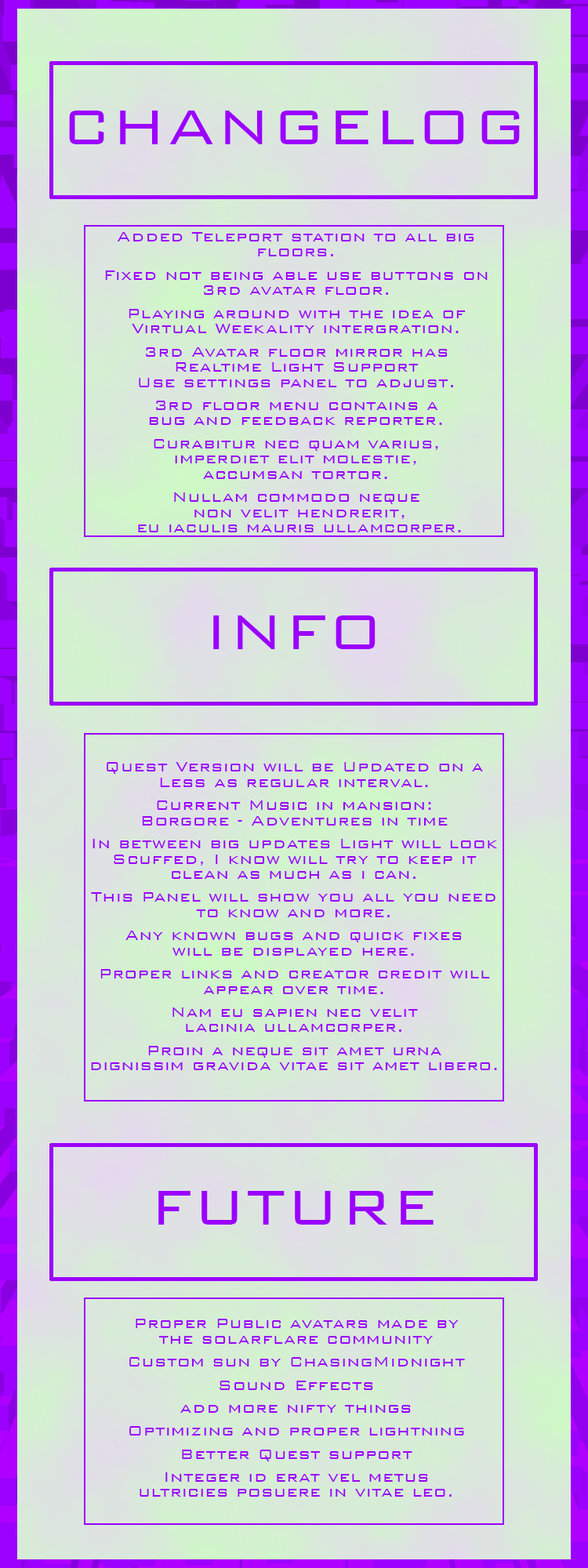
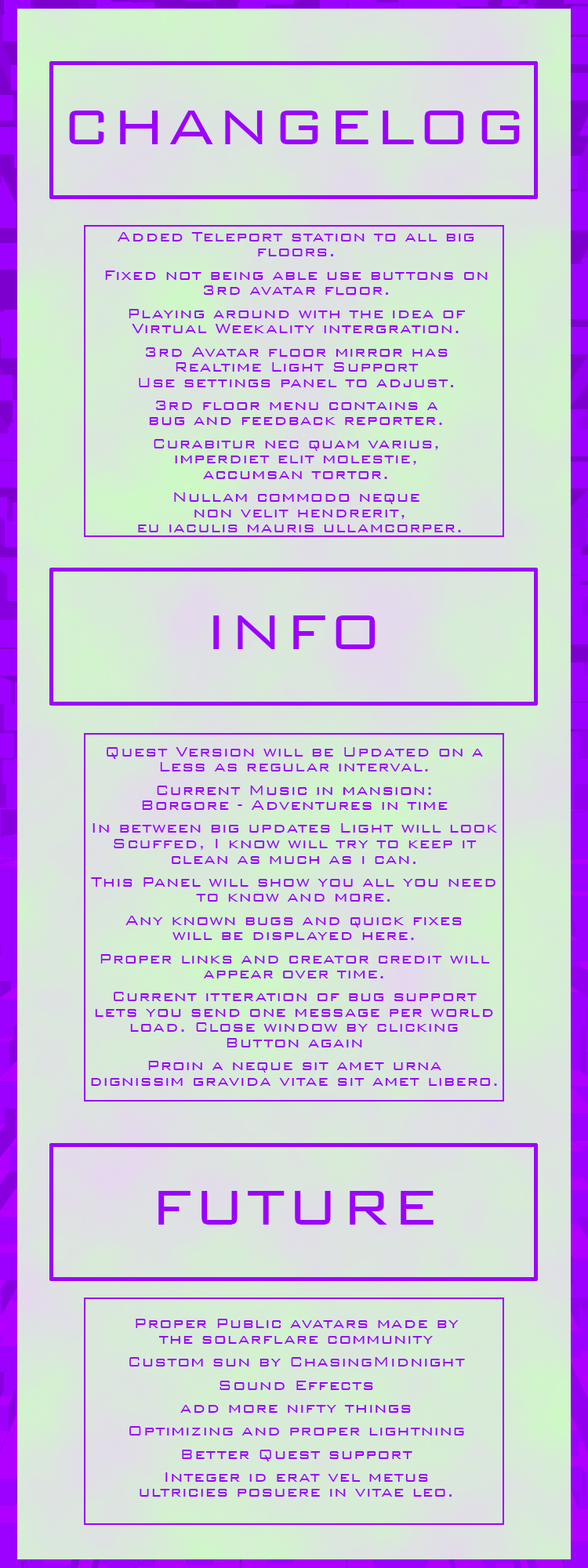
Layered file, before and after one edit (588x1568). Changes by layer:
renamed "Quest Version will be Updated on a Less as regular interva" to "Quest Version will be Updated on a Less as regular interval.", painted on it over left=90, top=747, right=498, bottom=1086
